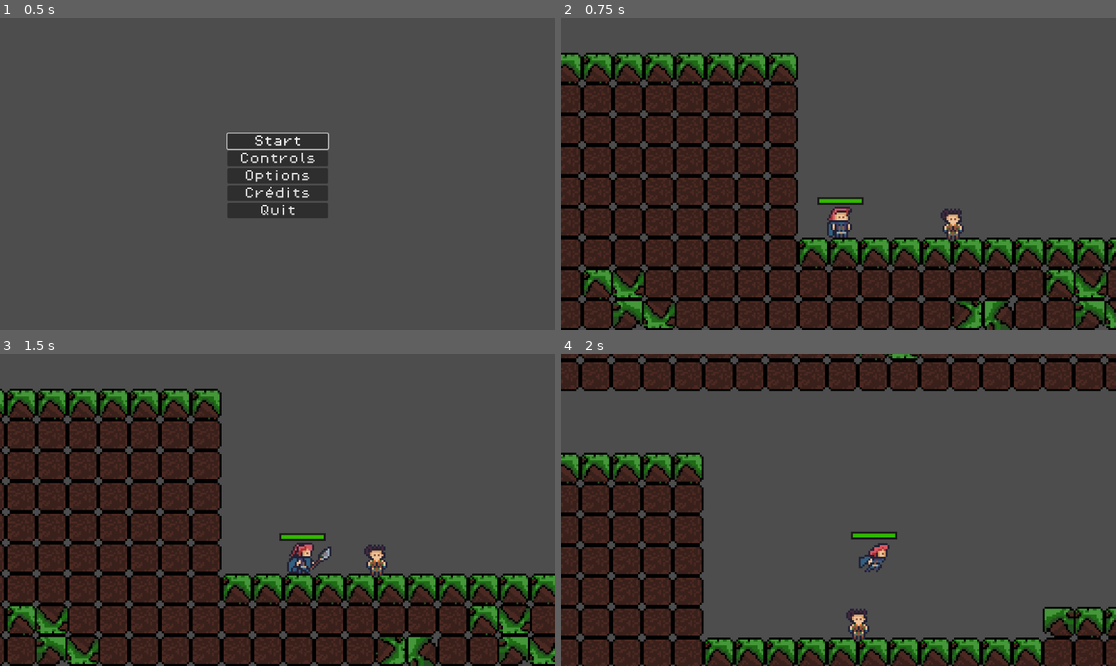
Above: before the commit, frames 1-4 (two rows, left to right).
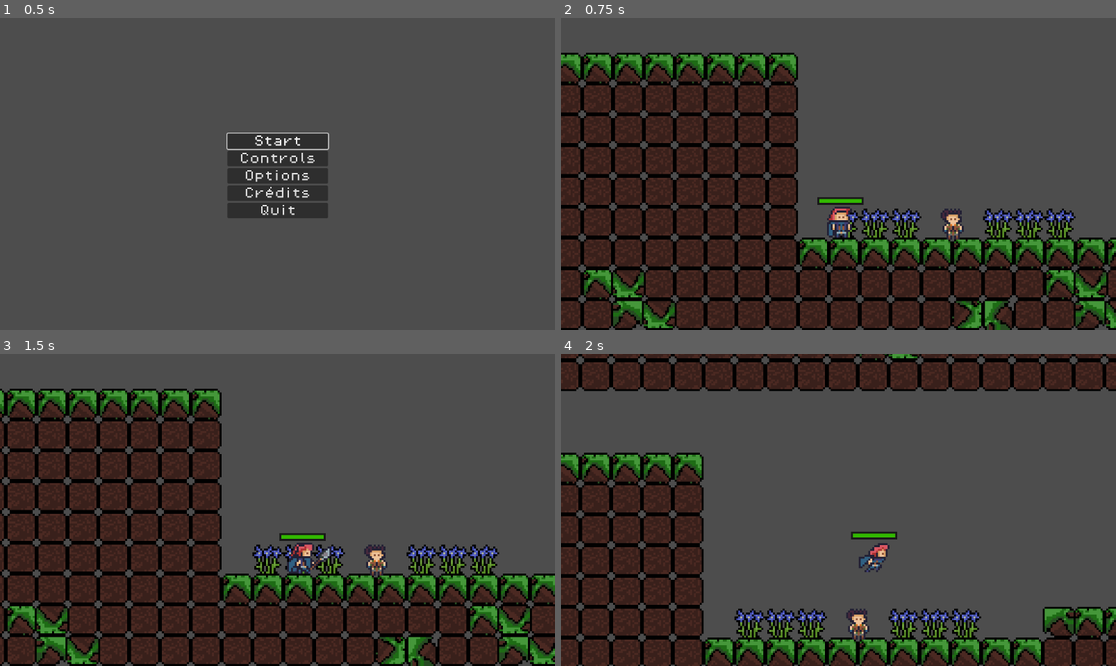
Above: after the commit, the same moments.

Repository: eoBattisti/agnosia
Game: Godot game, scene res://scenes/menu/main_menu.tscn
Same seed, same stepped clock (60 frames per second), same inputs: the game is played once before the commit and once after it.
Inputs:
- Up to frame 1 (0.5 s): no input
- Up to frame 2 (0.75 s): click "Start" at 0.5 s
- Up to frame 3 (1.5 s): tap Enter at 1.25 s; hold D (move_right) from 1.28 s (still down); tap J (attack) at 1.35 s
- Up to frame 4 (2 s): keep holding D (move_right); tap W (jump) at 1.52 s

Frame 1 is identical in both runs. In frame 2, 1.8% of the frame differs, in the area x 50-93%, y 61-71%; in frame 3, 1.7%; in frame 4, 2.1%, in the area x 31-76%, y 81-91%.

Commit message:
feat: add checkpoints'

Diff:
--- a/scenes/game.tscn
+++ b/scenes/game.tscn
@@ -9,6 +9,7 @@
 [ext_resource type="PackedScene" uid="uid://dql5wf4vm6q2x" path="res://scenes/killzone.tscn" id="5_fii0c"]
 [ext_resource type="PackedScene" uid="uid://cd26p8oeb2cbu" path="res://scenes/slime.tscn" id="6_6t3mv"]
 [ext_resource type="PackedScene" uid="uid://cqo1oacb460bo" path="res://scenes/npc.tscn" id="8_yqhpb"]
+[ext_resource type="PackedScene" uid="uid://gn7ahmp6vwqw" path="res://scenes/interection/checkpoint.tscn" id="10_5t4xd"]
 
 [sub_resource type="TileSetAtlasSource" id="TileSetAtlasSource_in8ju"]
 texture = ExtResource("1_537dr")
@@ -190,8 +191,9 @@
 tile_set = SubResource("TileSet_k1y65")
 format = 2
 layer_0/name = "Background"
+layer_0/tile_data = PackedInt32Array(262141, 0, 11, 262142, 0, 11, 262143, 0, 11, 262138, 0, 11, 262137, 0, 11, 262136, 0, 11, 196651, 0, 11, 196653, 0, 11, 196652, 0, 11, 196654, 0, 11, 196656, 0, 11, 196655, 0, 11, 196657, 0, 11, 196658, 0, 11, 196659, 0, 11)
 layer_1/name = "Mid"
-layer_1/tile_data = PackedInt32Array(196610, 262144, 2684354 …(90191 unchanged characters)…  262144, 1342177282, -1769465, 262144, 2)
+layer_1/tile_data = PackedInt32Array(196610, 262144, 2684354 …(90191 unchanged characters)…  262144, 1342177282, -1769465, 262144, 2, 262136, 0, 11, 262137, 0, 11, 262138, 0, 11, 262141, 0, 11, 262142, 0, 11, 262143, 0, 11, -1179648, 0, 11, -1179647, 0, 11, -1179646, 0, 11, -1179645, 0, 11, -1179644, 0, 11, -1179643, 0, 11, -1179642, 0, 11, -1179641, 0, 11, -1507238, 0, 11, -1507237, 0, 11, -1507235, 0, 11, -1507236, 0, 11, -1507234, 0, 11, -1507232, 0, 11, -1507233, 0, 11, -2752394, 0, 11, -2752393, 0, 11, -2752392, 0, 11, -2752391, 0, 11, -2752390, 0, 11, -2752389, 0, 11)
 
 [node name="Npc" parent="TileMap" instance=ExtResource("8_yqhpb")]
 position = Vector2(-64, 56)
@@ -349,3 +351,18 @@
 "": SubResource("AnimationLibrary_cauo1")
 }
 autoplay = "move"
+
+[node name="Checkpoint" parent="." instance=ExtResource("10_5t4xd")]
+position = Vector2(-114, 211)
+
+[node name="Checkpoint4" parent="." instance=ExtResource("10_5t4xd")]
+position = Vector2(18, -125)
+
+[node name="Checkpoint5" parent="." instance=ExtResource("10_5t4xd")]
+position = Vector2(1893, -511)
+
+[node name="Checkpoint3" parent="." instance=ExtResource("10_5t4xd")]
+position = Vector2(1454, -206)
+
+[node name="Checkpoint2" parent="." instance=ExtResource("10_5t4xd")]
+position = Vector2(723, 210)
--- /dev/null
+++ b/scenes/interection/checkpoint.tscn
@@ -0,0 +1,18 @@
+[gd_scene load_steps=3 format=3 uid="uid://gn7ahmp6vwqw"]
+
+[ext_resource type="Script" path="res://scripts/interactable/checkpoint.gd" id="1_i6bml"]
+
+[sub_resource type="RectangleShape2D" id="RectangleShape2D_fwtsp"]
+size = Vector2(103, 47)
+
+[node name="Checkpoint" type="Node2D"]
+script = ExtResource("1_i6bml")
+
+[node name="Area2D" type="Area2D" parent="."]
+monitorable = false
+
+[node name="CollisionShape2D" type="CollisionShape2D" parent="Area2D"]
+position = Vector2(41.5, -13.5)
+shape = SubResource("RectangleShape2D_fwtsp")
+
+[connection signal="area_entered" from="Area2D" to="." method="_on_area_2d_area_entered"]
--- a/scripts/game_manager.gd
+++ b/scripts/game_manager.gd
@@ -10,6 +10,9 @@
 var score = 0
 var dialog_file: Dictionary
 var language: String
+
+var current_checkpoint: Checkpoint
+var player: Player
 
 func _ready():
 	dialog_file = load_dialogs_file()
@@ -30,3 +33,7 @@
 
 func get_npcs_dialog_lines(npc: String) -> Array:
 	return dialog_file.get(npc).get(language)
+
+func respawn_player() -> void:
+	if current_checkpoint != null:
+		player.global_position = current_checkpoint.global_position
--- /dev/null
+++ b/scripts/interactable/checkpoint.gd
@@ -0,0 +1,13 @@
+extends Node2D
+class_name Checkpoint
+
+var activated: bool = false
+
+func activate() -> void:
+	activated = true
+	GlobalManager.current_checkpoint = self
+
+
+func _on_area_2d_area_entered(area):
+	if area.get_parent() is Player and !activated:
+		activate()
--- a/scripts/killzone.gd
+++ b/scripts/killzone.gd
@@ -1,14 +1,5 @@
 extends Area2D
 
-@onready var timer = $Timer
-
 func _on_body_entered(body):
-	Engine.time_scale = 0.5
-	print(body)
-	body.get_node("CollisionShape2D").queue_free()
-	timer.start()
-
-
-func _on_timer_timeout():
-	Engine.time_scale = 1
-	get_tree().reload_current_scene()
+	if body is Player:
+		body.die()
--- a/scripts/player.gd
+++ b/scripts/player.gd
@@ -11,6 +11,7 @@
 
 
 func _ready() -> void:
+	GlobalManager.player = self
 	movement_state_machine.init(self, movement_animations, move_component)
 	attack_state_machine.init(self, attack_animations, move_component)
 
@@ -23,6 +24,8 @@
 	attack_state_machine.process_physics(delta)
 
 func _process(delta: float):
-	#print(movement_state_machine.current_state)
+	attack_state_machine.process_frame(delta)
 	movement_state_machine.process_frame(delta)
-	attack_state_machine.process_frame(delta)
+
+func die():
+	GlobalManager.respawn_player()
Not shown: 1 places in scenes/game.tscn that only renumber resources
